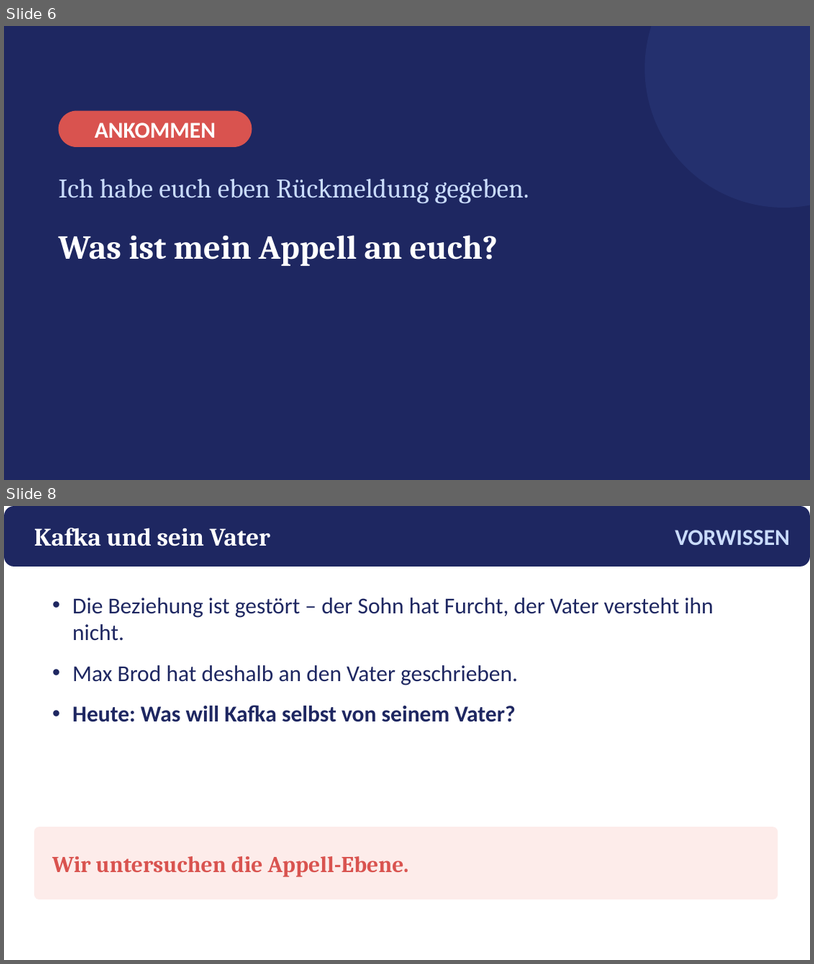
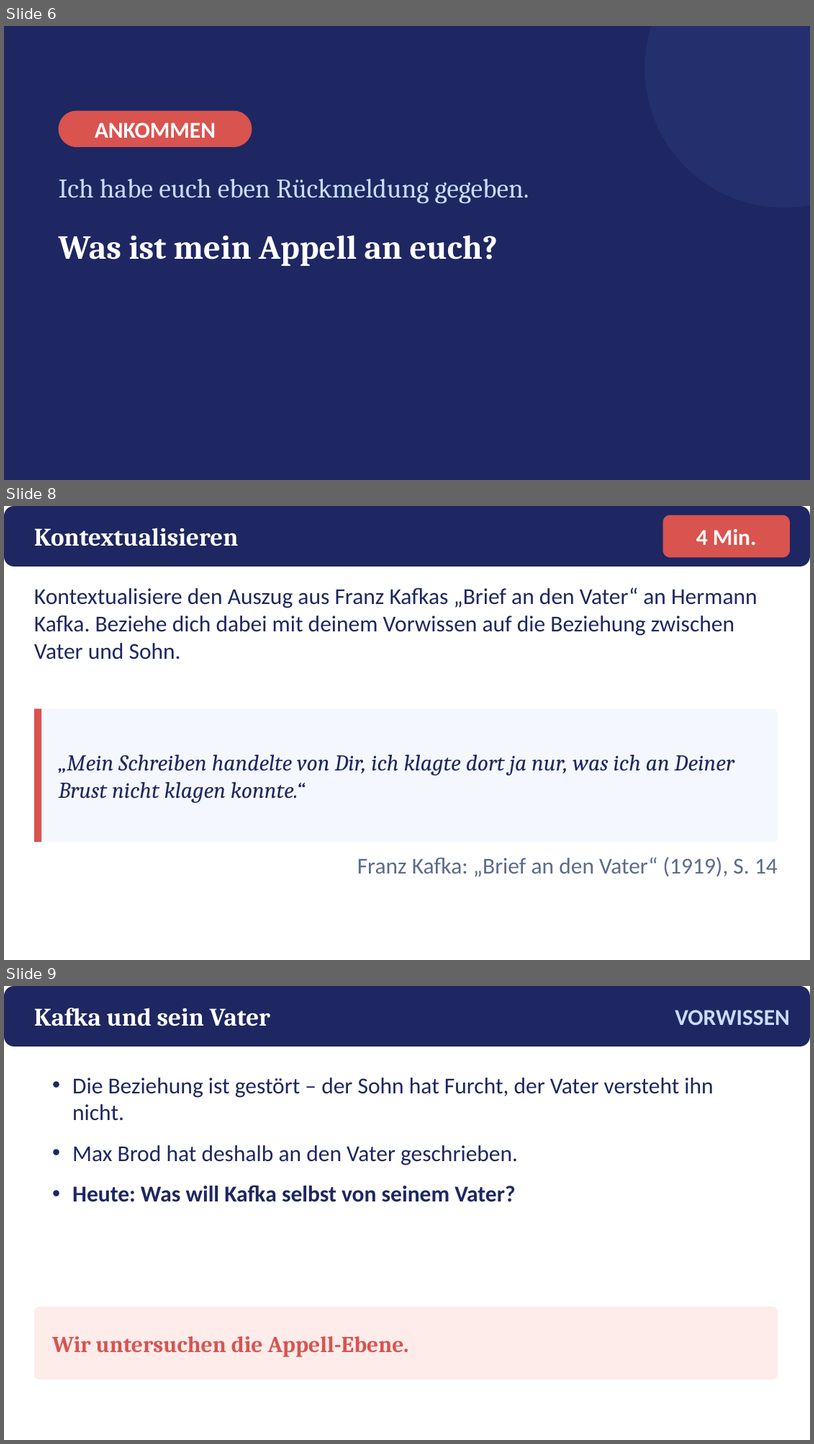
Before and after one commit to golzkonstantin-gif/Schule, a slide deck: Deutsch_11/Kafka_Appell/Praesentation_Kafkas_Appell.pptx. Shown one above the other, each under a label of ours: slides 6 and 8 before the commit, slides 6, 8 and 9 after it; the slides between them are not shown. The pictures are 814x964 and 814x1444 pixels, drawn with LibreOffice and Linux fonts; fonts in the diff are those of the drawing. Boxes give left, top, right and bottom in pixels: in the first picture for what was removed or moved away, otherwise in the second. Text is boxed around its words. In the diff, an @@ line names an element or a change of style, - is before the commit and + after.

```diff
--- a/Deutsch_11/Kafka_Appell/Praesentation_Kafkas_Appell.pptx
+++ b/Deutsch_11/Kafka_Appell/Praesentation_Kafkas_Appell.pptx
@@ slide 8 added at (4, 506, 810, 960), background #FFFFFF @@
@@ rounded rectangle added at (4, 506, 810, 566), fill #1E2761 @@
@@ rounded rectangle added at (664, 515, 790, 557), fill #D9534F @@
@@ text added at (34, 528, 238, 546), 30 pt, text #FFFFFF, bold @@
+Kontextualisieren
@@ text added at (697, 529, 757, 545), 27 pt, text #FFFFFF, bold @@
+4 Min.
@@ text added at (34, 587, 758, 659), 27 pt, text #1E2761 @@
+Kontextualisiere den Auszug aus Franz Kafkas „Brief an den Vater“ an Hermann Kafka. Beziehe dich dabei mit deinem Vorwissen auf die Beziehung zwischen Vater und Sohn.
@@ rounded rectangle added at (34, 708, 778, 842), fill #F4F7FD @@
@@ rectangle added at (34, 708, 41, 842), fill #D9534F @@
@@ text added at (59, 754, 735, 803), 27 pt, text #1E2761, italic @@
+„Mein Schreiben handelte von Dir, ich klagte dort ja nur, was ich an Deiner Brust nicht klagen konnte.“
@@ text added at (358, 857, 778, 877), 27 pt, text #5B6B8C @@
+Franz Kafka: „Brief an den Vater“ (1919), S. 14
@@ what was slide 8 is now slide 9 @@
```
Also in this commit, not shown: 3 slides changed, 2 other slides added, 1 slide removed, 8 other files.
